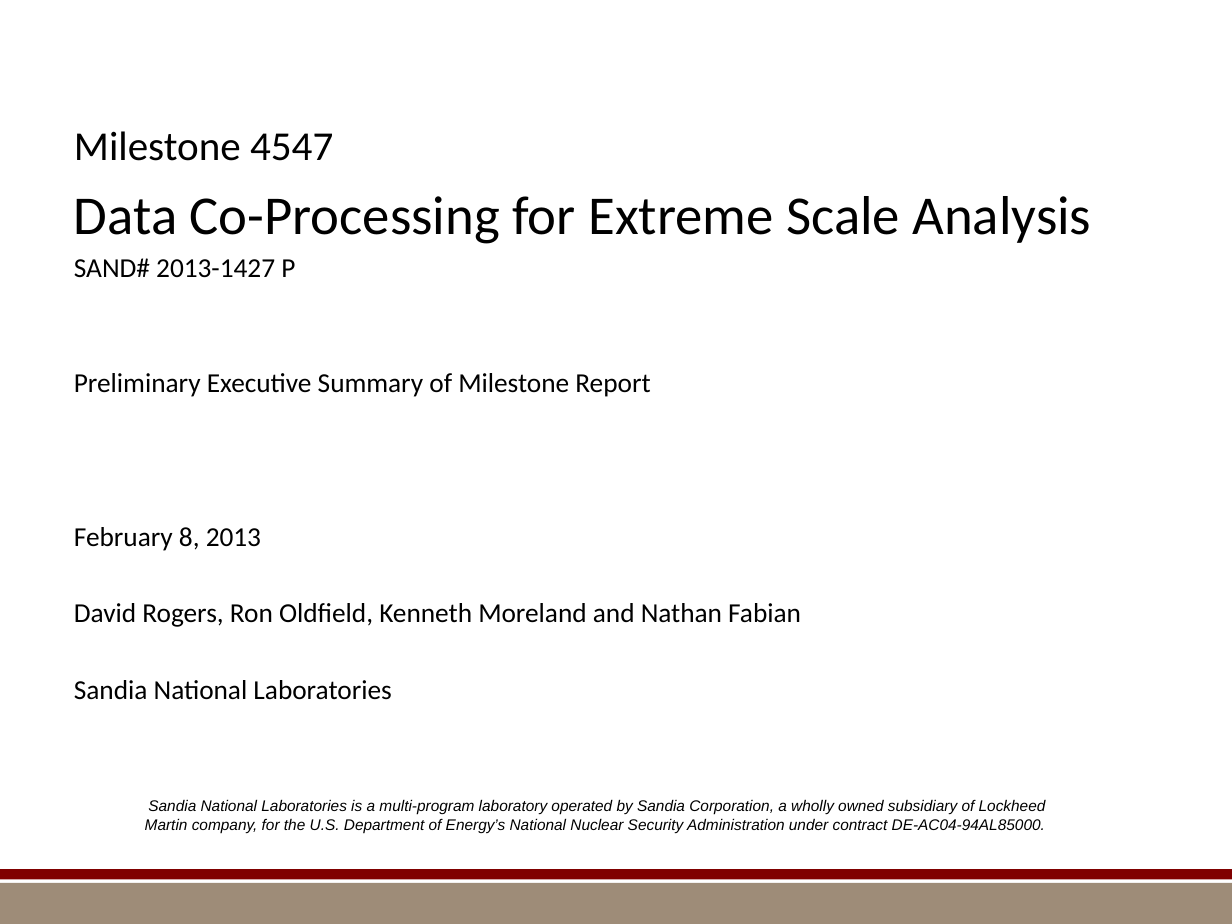
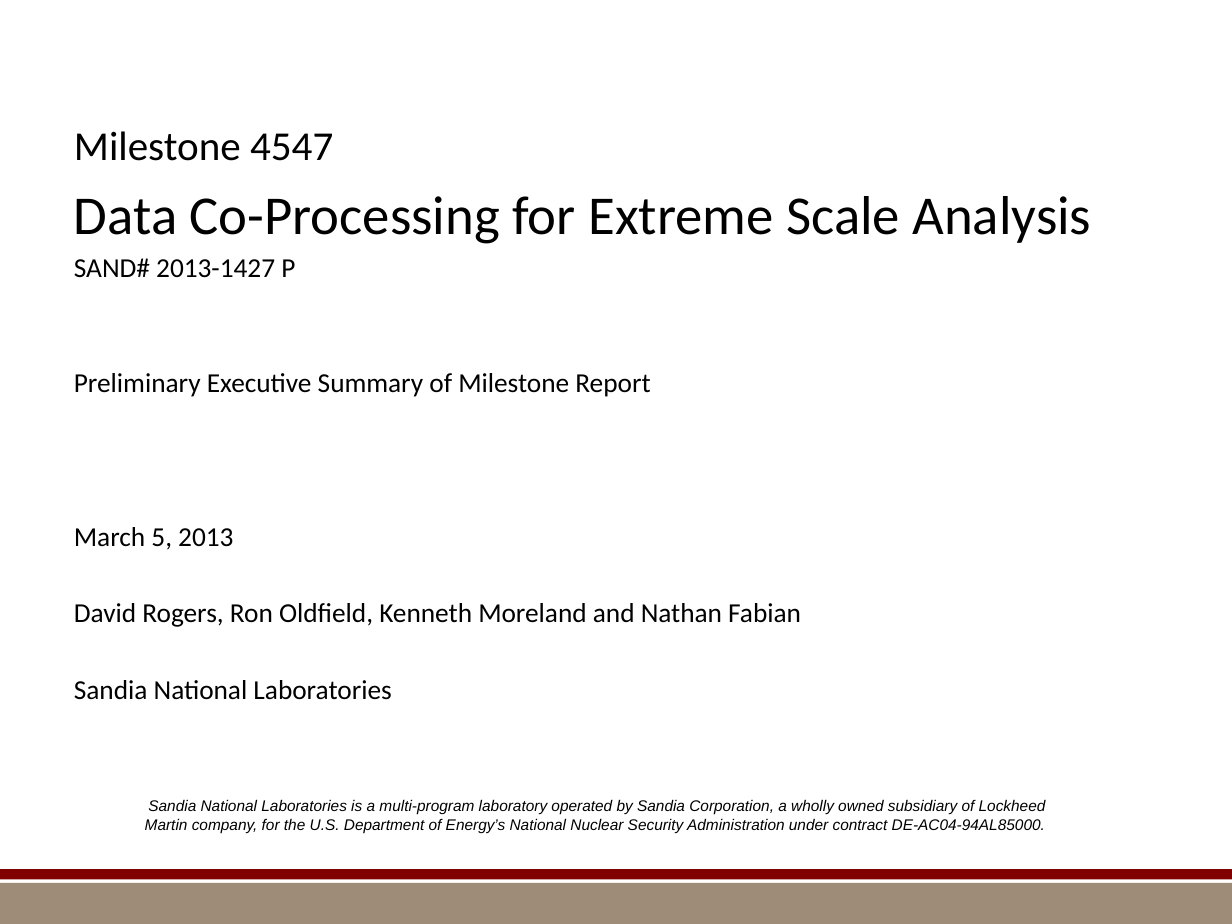
Before and after one commit to kmorel-papers/MilestoneFY13, a slide deck: slide 1 of Summary/SummarySlides.pptx. Drawn at 1232x924 pixels with LibreOffice and Linux fonts; fonts in the diff are those of the drawing; background and template pictures are left out. Boxes give left, top, right and bottom in pixels: in the first picture for what was removed or moved away, otherwise in the second. Text is boxed around its words. In the diff, an @@ line names an element or a change of style, - is before the commit and + after.

```diff
--- a/Summary/SummarySlides.pptx
+++ b/Summary/SummarySlides.pptx
@@ text at [74, 527, 233, 550]: text changed @@
-February 8, 2013
+March 5, 2013
```
Also in this commit, not shown: 9 other slides changed, 1 slide added, 1 slide removed, 9 other files.
